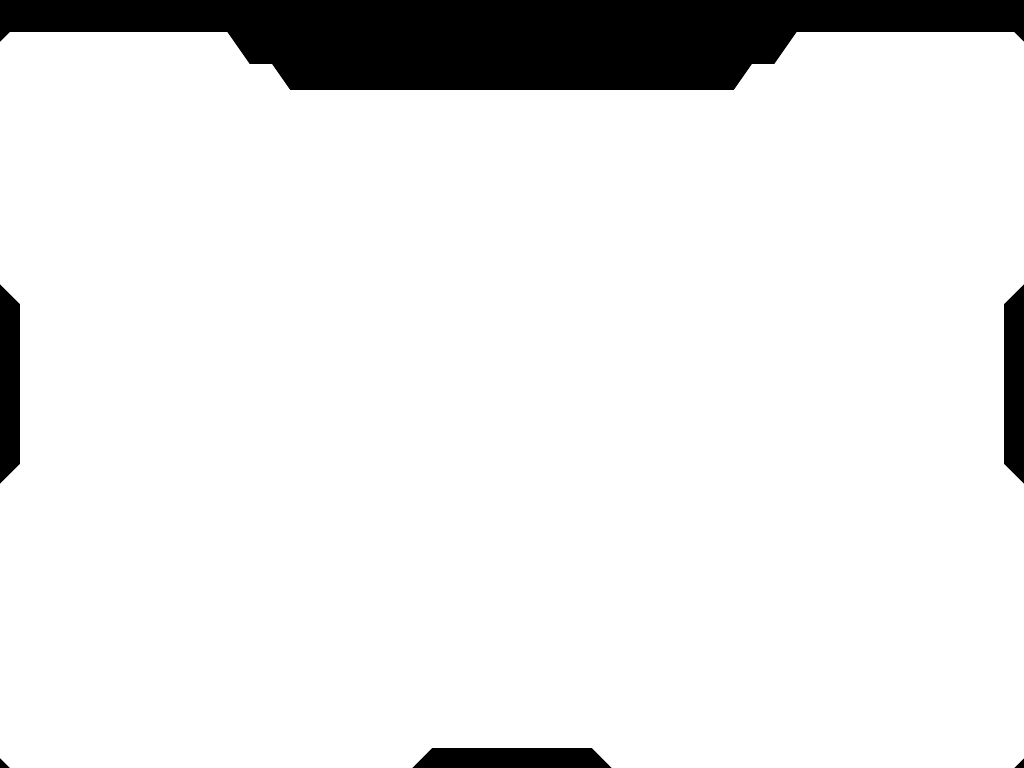
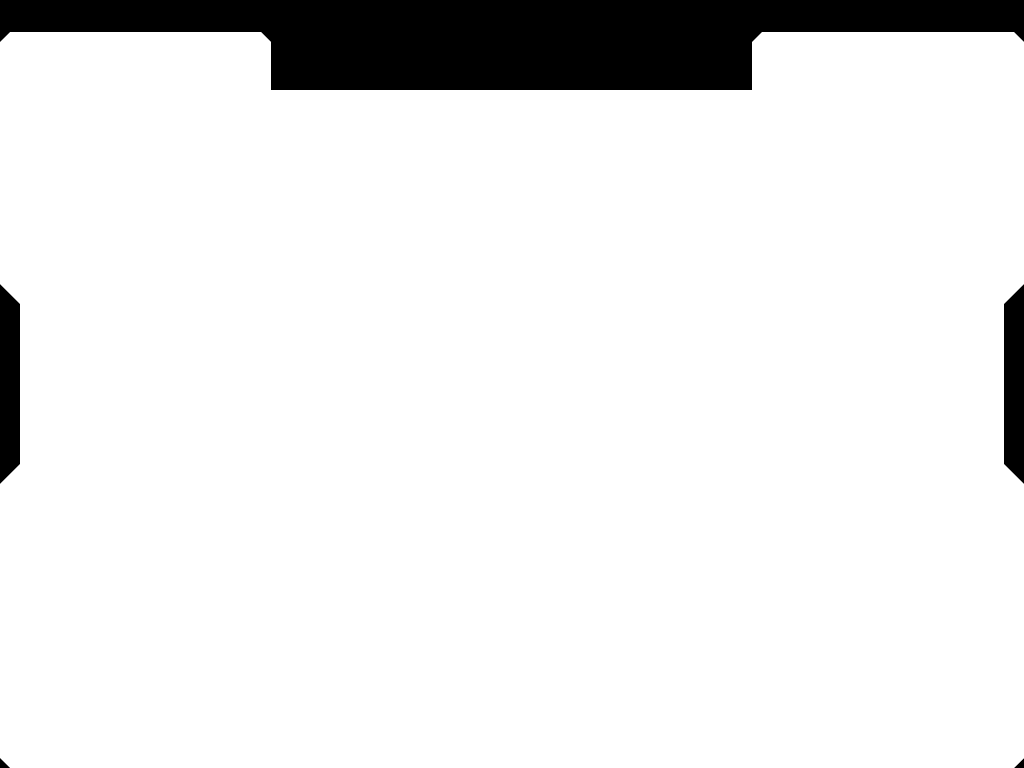
Layers edited between the first and the second 1024x768 image:
painted on "Window" (1st of 2, in "Theme") over [227, 32, 797, 768]
painted on "Window" (2nd of 2, in "Alpha") over [0, 32, 1024, 768]
